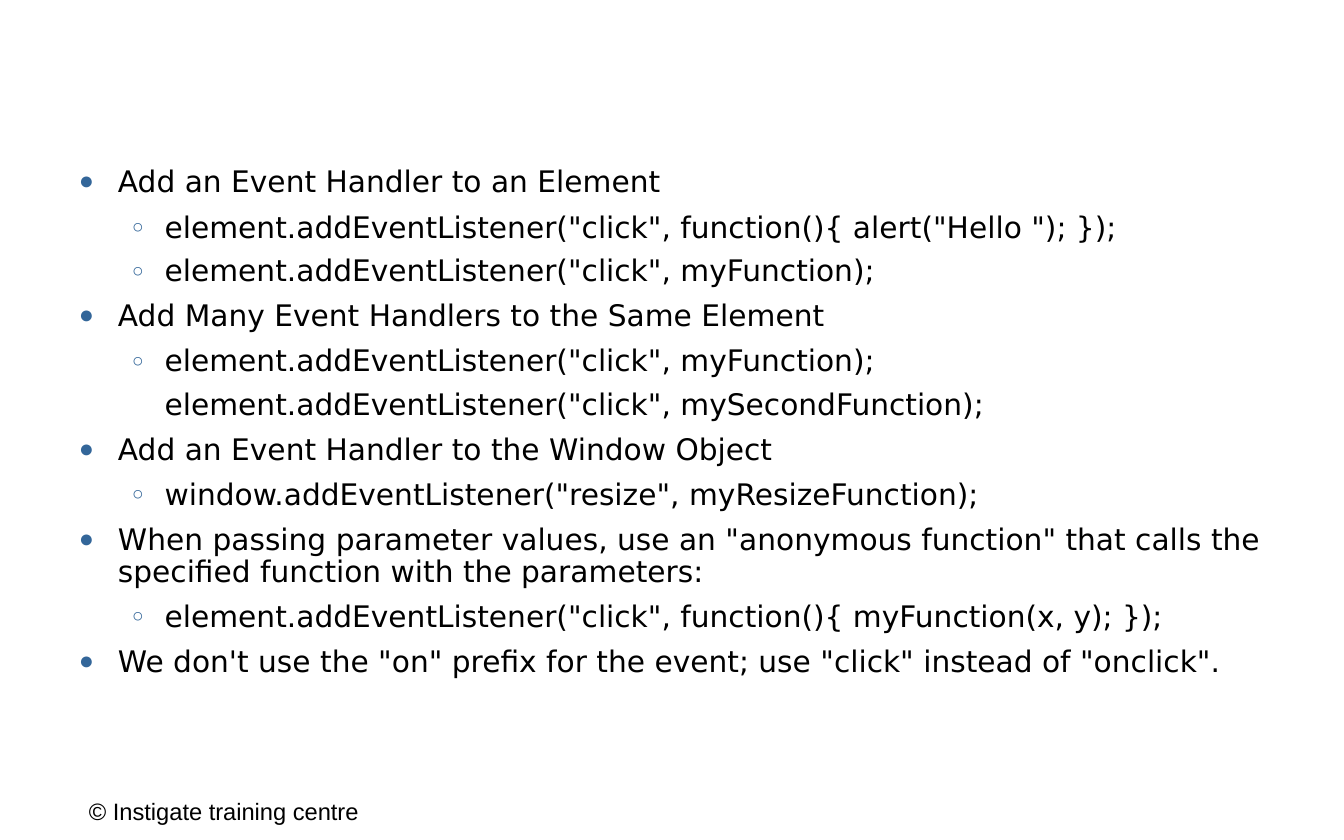
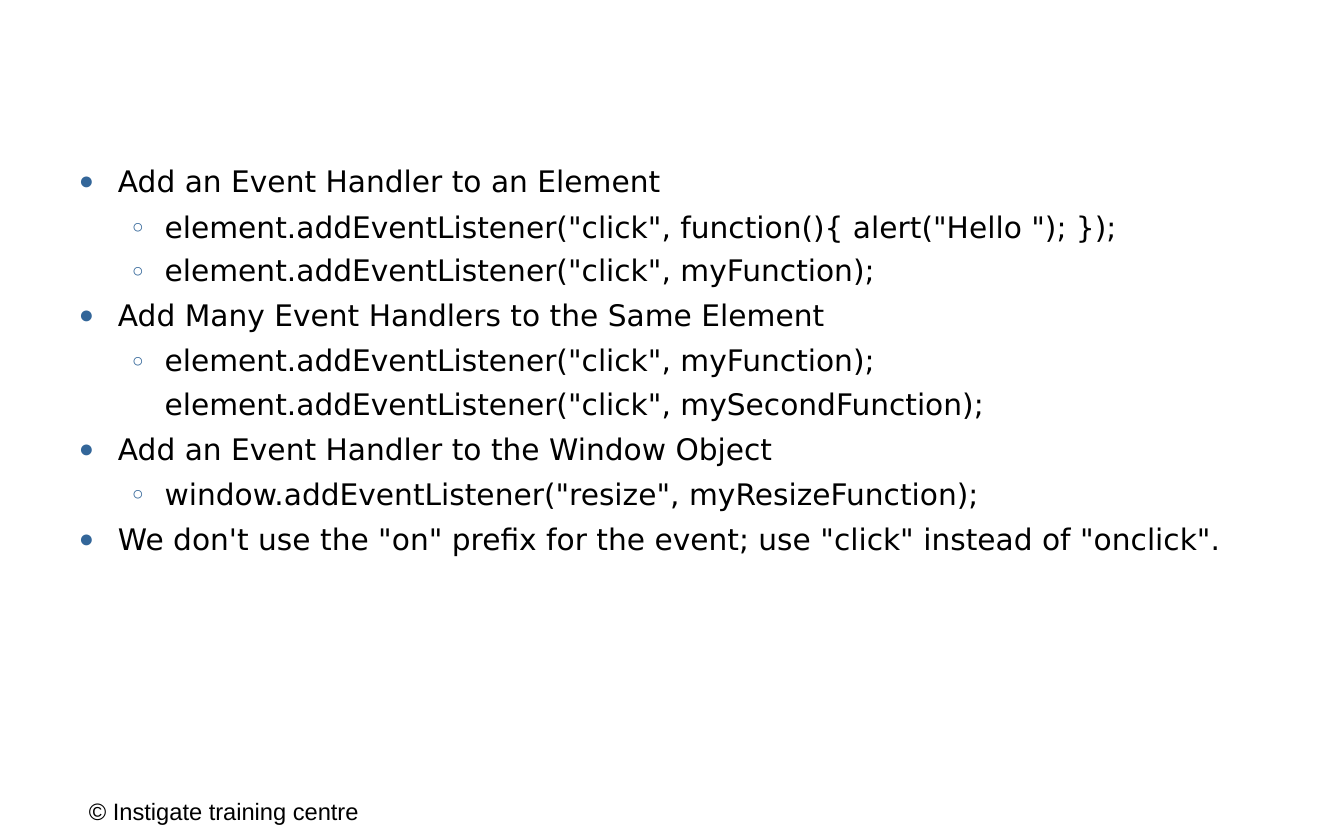
Before and after one commit to ITC-Vanadzor/ITC-7, a slide deck: slide 16 of Presentations/Javascript/5_dom.odp. Drawn at 1344x840 pixels with LibreOffice and Linux fonts; fonts in the diff are those of the drawing; background and template pictures are left out. Boxes give left, top, right and bottom in pixels: in the first picture for what was removed or moved away, otherwise in the second. Text is boxed around its words. In the diff, an @@ line names an element or a change of style, - is before the commit and + after.

```diff
--- a/Presentations/Javascript/5_dom.odp
+++ b/Presentations/Javascript/5_dom.odp
@@ text at (x1=118, y1=527, x2=1260, y2=633): paragraphs removed @@
-● When passing parameter values, use an "anonymous function" that calls the specified function with the parameters:
-  ○ element.addEventListener("click", function(){ myFunction(x, y); });
```
Also in this commit, not shown: 19 other slides changed, 3 other files.
